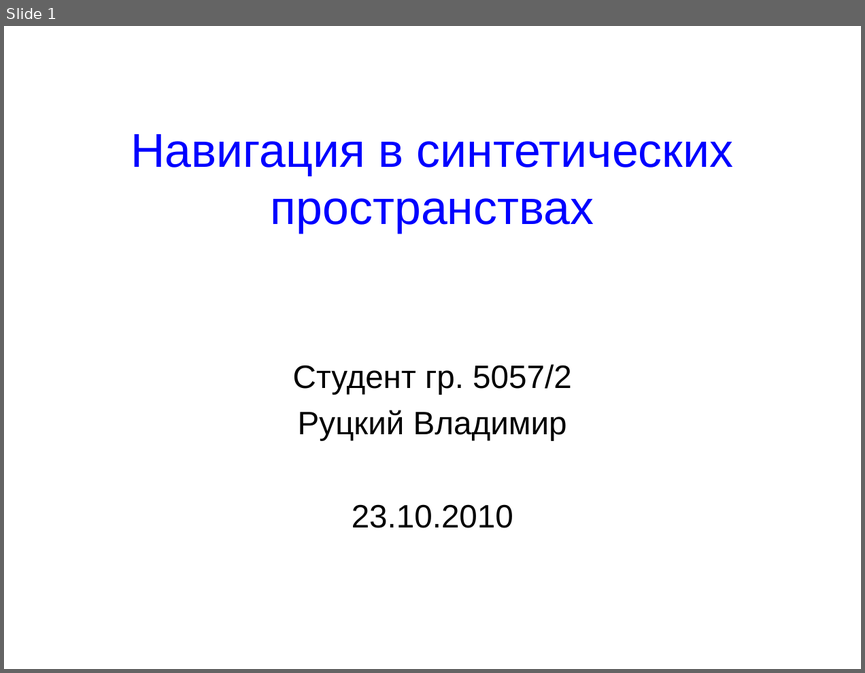
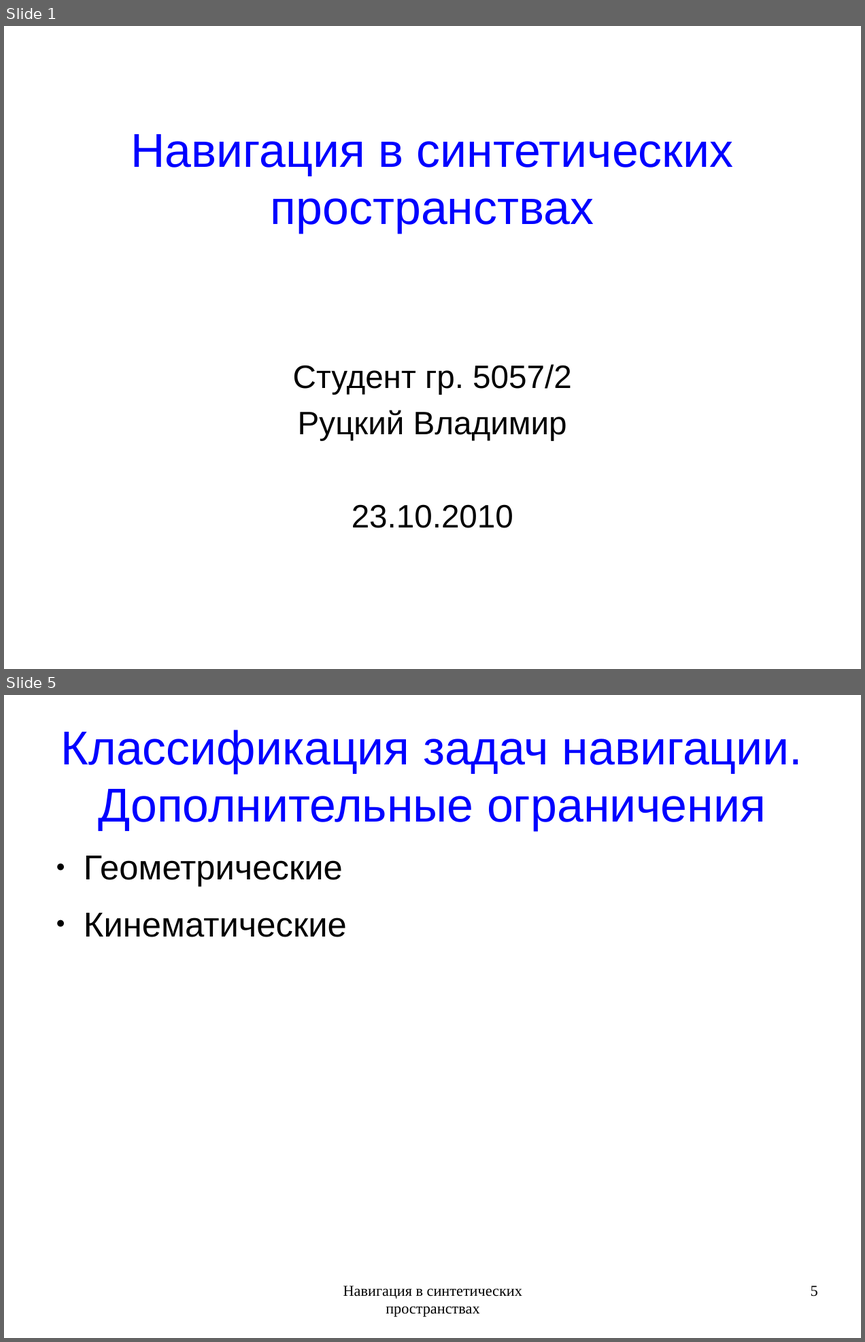
Before and after one commit to rutsky/semester09, a slide deck: Artificial_intelligence/Navigation_in_synthetic_space/50572_Rutsky_Navigation_in_synthetic_space.odp. Shown one above the other, each under a label of ours: slide 1 before the commit, slides 1 and 5 after it; the slides between them are not shown. The pictures are 865x673 and 865x1342 pixels, drawn with LibreOffice and Linux fonts; fonts in the diff are those of the drawing. Boxes give left, top, right and bottom in pixels: in the first picture for what was removed or moved away, otherwise in the second. Text is boxed around its words. In the diff, an @@ line names an element or a change of style, - is before the commit and + after.

```diff
--- a/Artificial_intelligence/Navigation_in_synthetic_space/50572_Rutsky_Navigation_in_synthetic_space.odp
+++ b/Artificial_intelligence/Navigation_in_synthetic_space/50572_Rutsky_Navigation_in_synthetic_space.odp
@@ slide 5 added at (x1=4, y1=695, x2=861, y2=1338), background #FFFFFF @@
@@ title added at (x1=61, y1=730, x2=802, y2=830), 44 pt, text #0000FF @@
+Классификация задач навигации.
+Дополнительные ограничения
@@ text added at (x1=84, y1=855, x2=347, y2=937), 32 pt, text #000000 @@
+● Геометрические
+● Кинематические
@@ text added at (x1=343, y1=1285, x2=522, y2=1317), 14 pt, text #000000 @@
+Навигация в синтетических пространствах
@@ page number added at (x1=810, y1=1285, x2=818, y2=1296), 14 pt, text #000000 @@
+5
```
Also in this commit, not shown: 1 slide changed, 14 other slides added.
